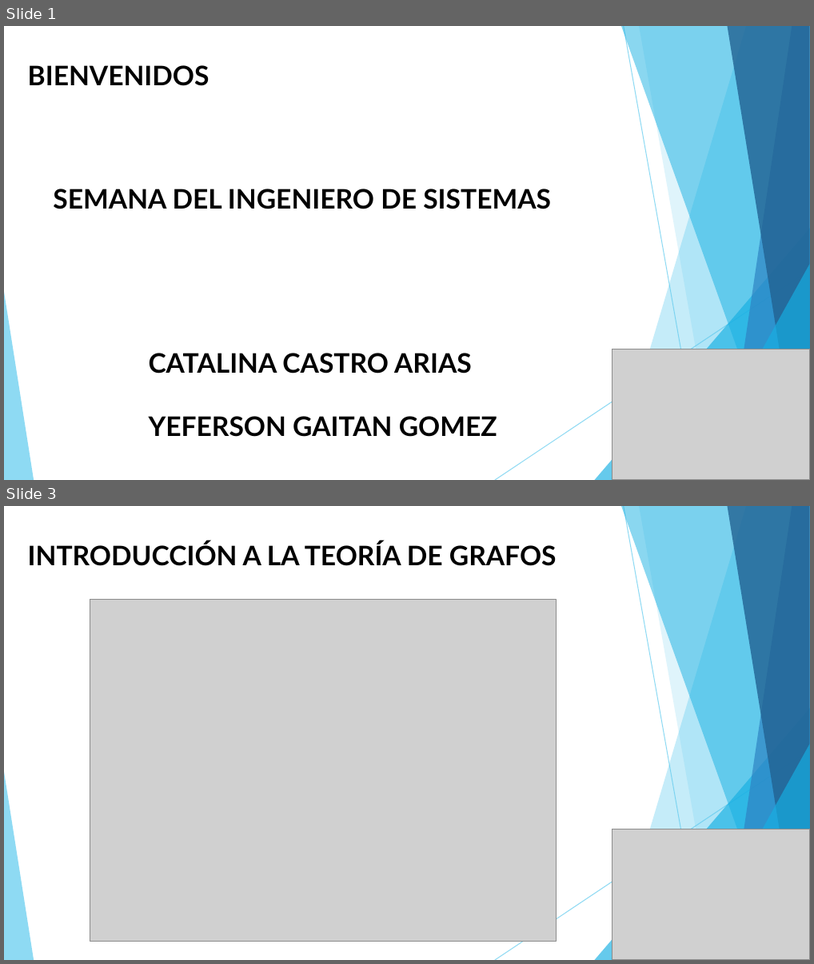
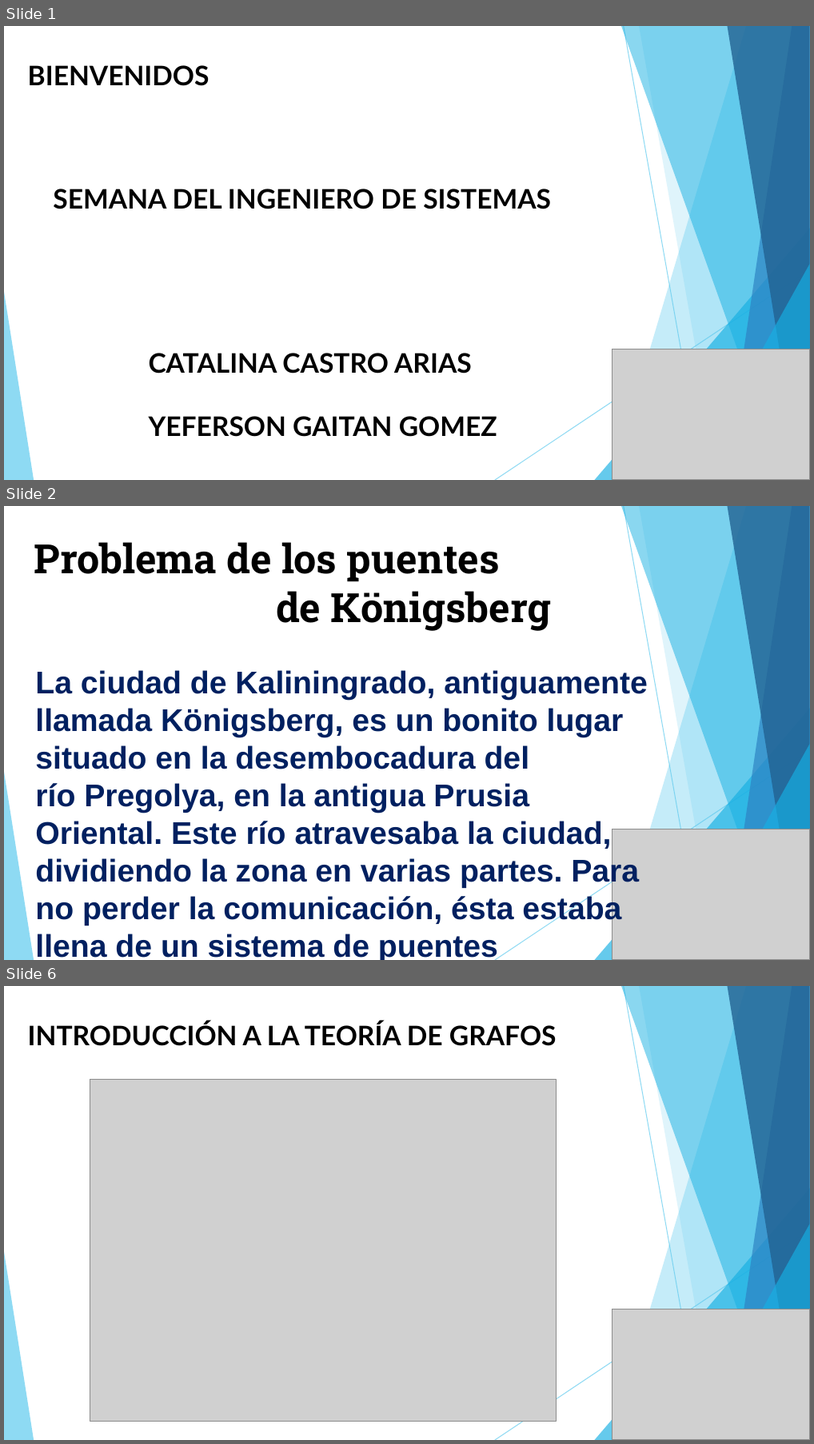
Before and after one commit to Yefri97/Introduction-to-Graph-Theory, a slide deck: PRESENTACIÓN TALLER GRAFOS.pptx. Shown one above the other, each under a label of ours: slides 1 and 3 before the commit, slides 1, 2 and 6 after it; the slides between them are not shown. The pictures are 814x964 and 814x1444 pixels, drawn with LibreOffice and Linux fonts; fonts in the diff are those of the drawing; grey boxes stand for pictures. Boxes give left, top, right and bottom in pixels: in the first picture for what was removed or moved away, otherwise in the second. Text is boxed around its words. In the diff, an @@ line names an element or a change of style, - is before the commit and + after.

```diff
--- a/PRESENTACIÓN TALLER GRAFOS.pptx
+++ b/PRESENTACIÓN TALLER GRAFOS.pptx
@@ slide 2 added at [4, 506, 810, 960], background #FFFFFF; not listed: 10 template elements that a slide beside it also shows @@
@@ text added at [34, 542, 551, 631], 36 pt, text #000000, bold @@
+Problema de los puentes
+de Königsberg
@@ text added at [35, 670, 647, 960], 28 pt, text #002060, bold @@
+La ciudad de Kaliningrado, antiguamente llamada Königsberg, es un bonito lugar situado en la desembocadura del río Pregolya, en la antigua Prusia Oriental. Este río atravesaba la ciudad, dividiendo la zona en varias partes. Para no perder la comunicación, ésta estaba llena de un sistema de puentes conectores.
@@ picture added at [613, 828, 810, 959] @@
@@ what was slide 3 is now slide 6 @@
```
Also in this commit, not shown: 1 slide changed, 2 other slides added, 3 other files.
